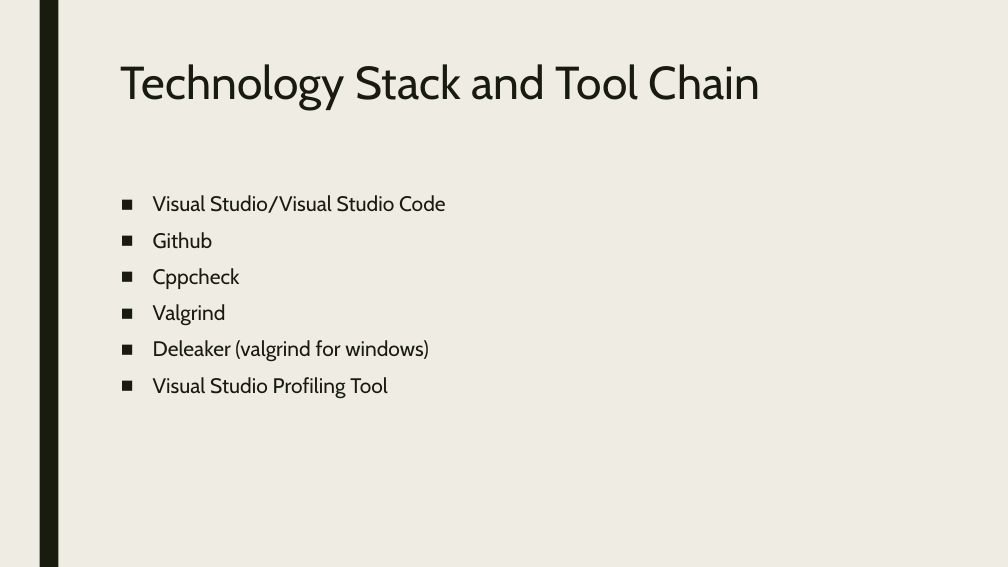
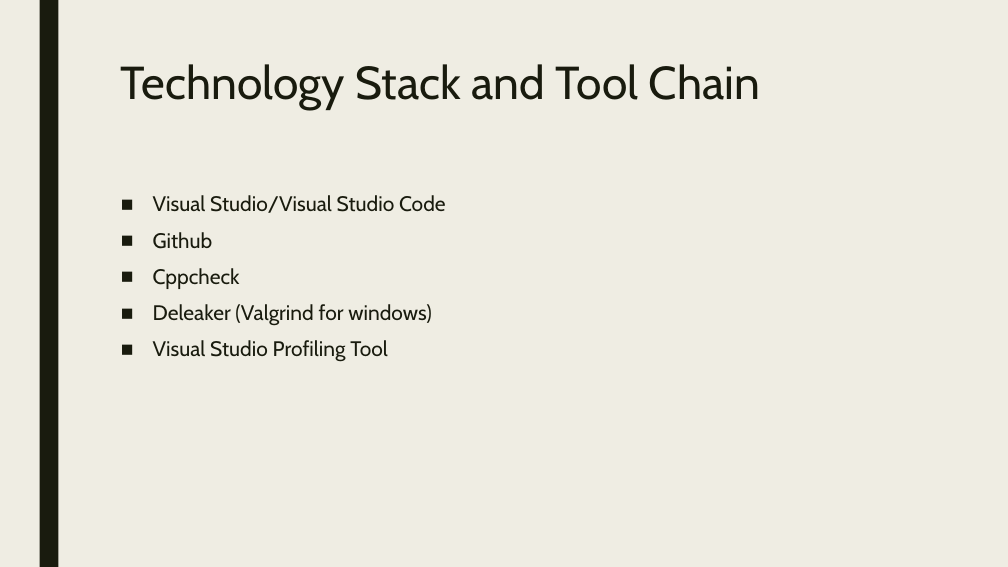
Before and after one commit to OnlyOnTuesday/PathfindingVisualisation, a slide deck: slide 3 of Milestone 4.pptx. Drawn at 1008x567 pixels with LibreOffice and Linux fonts; fonts in the diff are those of the drawing. Boxes give left, top, right and bottom in pixels: in the first picture for what was removed or moved away, otherwise in the second. Text is boxed around its words. In the diff, an @@ line names an element or a change of style, - is before the commit and + after.

```diff
--- a/Milestone 4.pptx
+++ b/Milestone 4.pptx
@@ text at (153,304,432,326): text changed @@
-■ Valgrind
-■ Deleaker (valgrind for windows)
+■ Deleaker (Valgrind for windows)
```
Also in this commit, not shown: 2 slides added.
